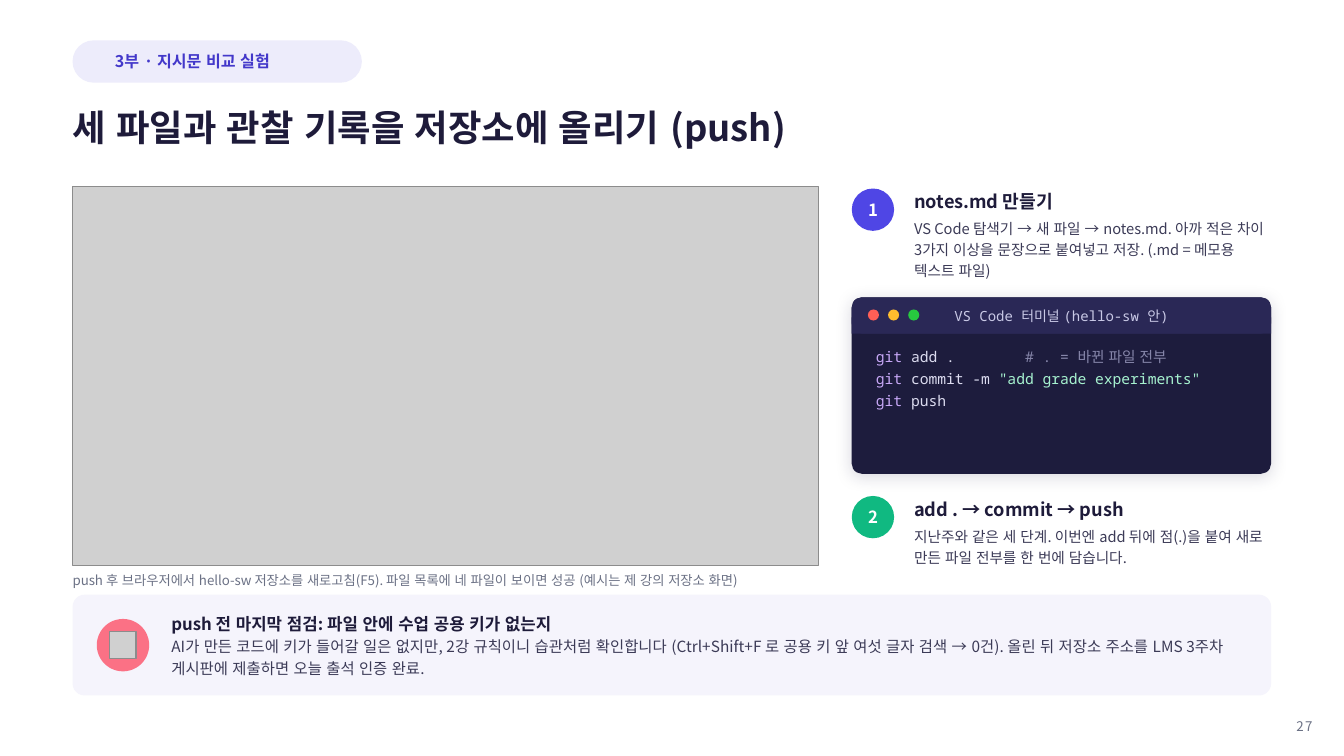
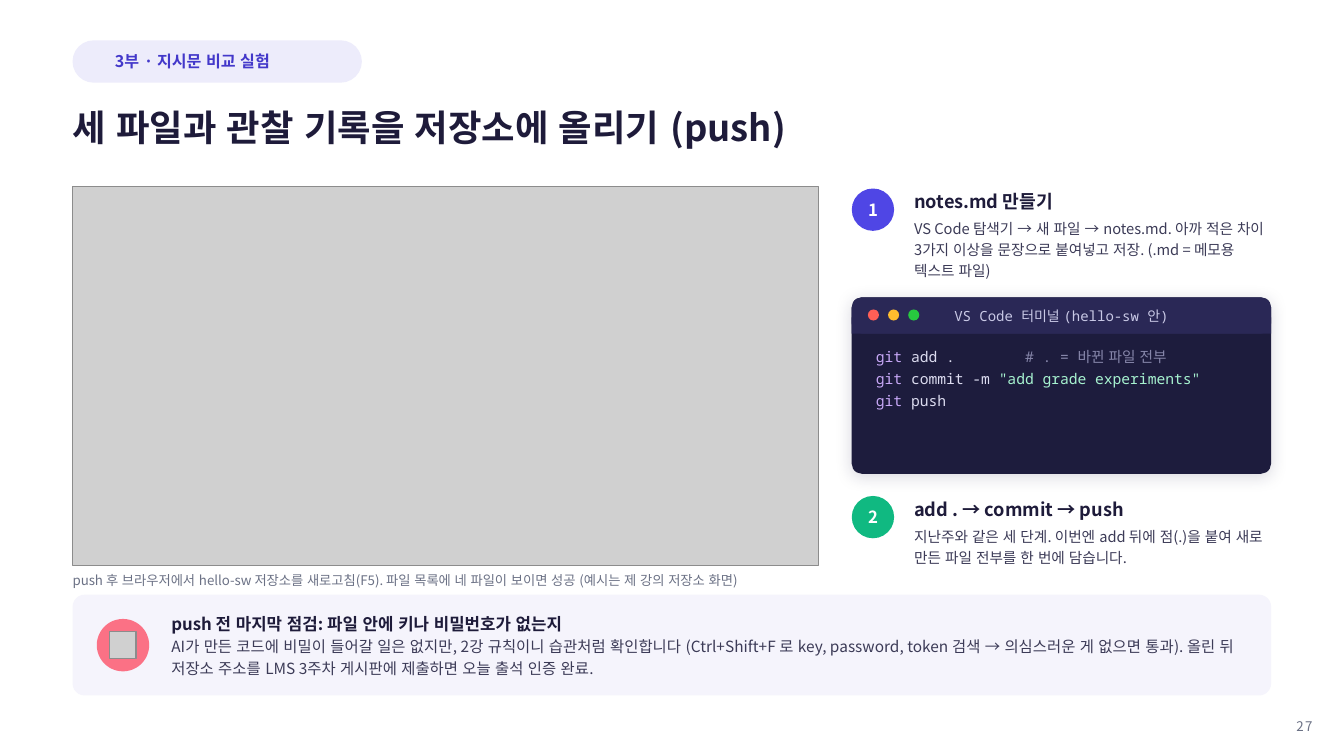
Before and after one commit to Sangdon-Park/Sangdon-Park.github.io, a slide deck: slide 27 of data/생성형 AI 소프트웨어공학/생성형AI소프트웨어공학_3강.pptx. Drawn at 1344x756 pixels with LibreOffice and Linux fonts; fonts in the diff are those of the drawing; grey boxes stand for pictures; background and template pictures are left out. Boxes give left, top, right and bottom in pixels: in the first picture for what was removed or moved away, otherwise in the second. Text is boxed around its words. In the diff, an @@ line names an element or a change of style, - is before the commit and + after.

```diff
--- a/data/생성형 AI 소프트웨어공학/생성형AI소프트웨어공학_3강.pptx
+++ b/data/생성형 AI 소프트웨어공학/생성형AI소프트웨어공학_3강.pptx
@@ text at [171, 616, 1234, 675]: text changed @@
-push 전 마지막 점검: 파일 안에 수업 공용 키가 없는지
-AI가 만든 코드에 키가 들어갈 일은 없지만, 2강 규칙이니 습관처럼 확인합니다 (Ctrl+Shift+F 로 공용 키 앞 여섯 글자 검색 → 0건). 올린 뒤 저장소 주소를 LMS 3주차 게시판에 제출하면 오늘 출석 인증 완료.
+push 전 마지막 점검: 파일 안에 키나 비밀번호가 없는지
+AI가 만든 코드에 비밀이 들어갈 일은 없지만, 2강 규칙이니 습관처럼 확인합니다 (Ctrl+Shift+F 로 key, password, token 검색 → 의심스러운 게 없으면 통과). 올린 뒤 저장소 주소를 LMS 3주차 게시판에 제출하면 오늘 출석 인증 완료.
```
Also in this commit, not shown: 1 other slide changed, 9 other files.
